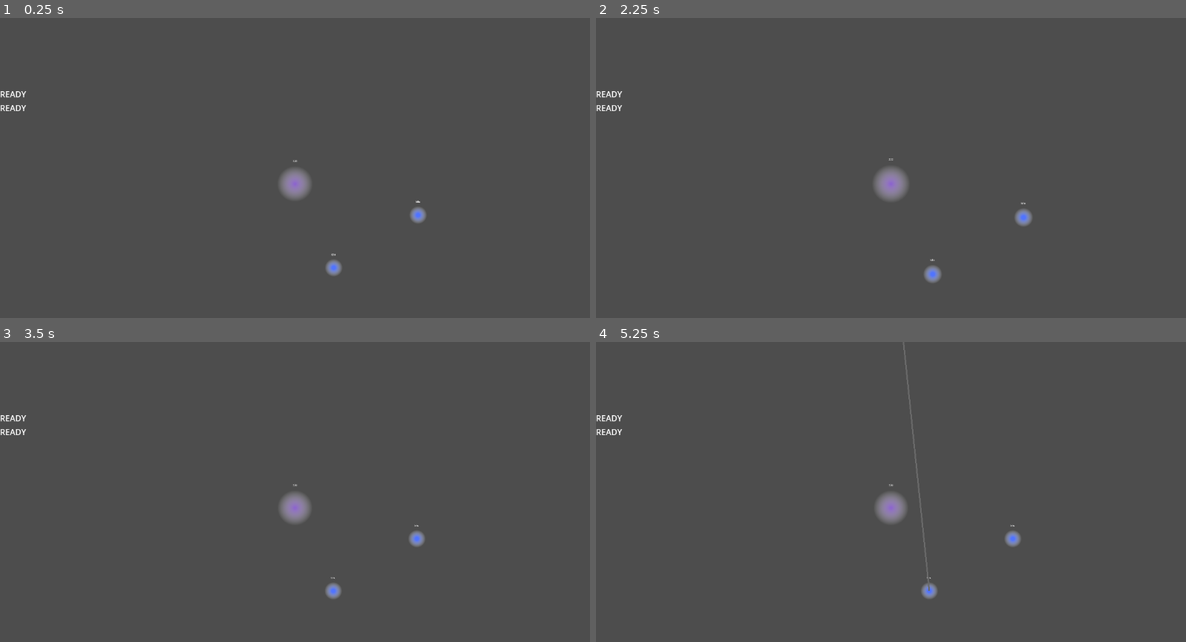
Above: before the commit, frames 1-4 (two rows, left to right).
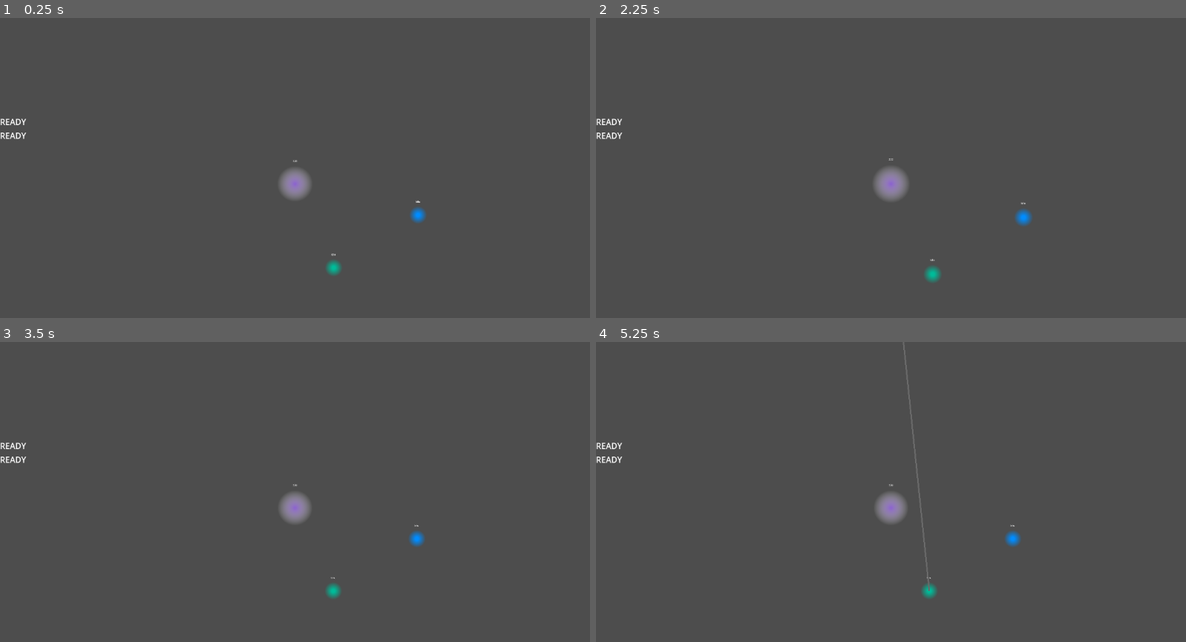
Above: after the commit, the same moments.

Repository: dwlee0802/ProbabilityShooter
Game: Godot game, scene res://Scenes/game.tscn
Same seed, same stepped clock (60 frames per second), same inputs: the game is played once before the commit and once after it.
Inputs (mouse positions are in pixels of both pictures, inside the frame that each line leads up to):
- Up to frame 1 (0.25 s): no input
- Up to frame 2 (2.25 s): tap Enter at 0.5, 2 s; move the mouse to (1020, 168) at 0.52 s; click (1020, 168) at 0.6 s; tap Space at 1.25 s; move the mouse to (773, 201) at 1.27 s; tap Middle mouse button (camera_pan) at 1.35 s; move the mouse to (950, 111) at 2.02 s; tap Mouse wheel up (camera_zoom_in) at 2.1 s
- Up to frame 3 (3.5 s): tap Space at 2.75 s; move the mouse to (265, 573) at 2.77 s; tap Mouse wheel down (camera_zoom_out) at 2.85 s
- Up to frame 4 (5.25 s): tap Enter at 3.5 s; move the mouse to (1068, 558) at 3.52 s; right-click (1068, 558) at 3.6 s; tap Space at 4.25 s; move the mouse to (714, 459) at 4.27 s; tap 4 (select_unit_four) at 4.35 s; move the mouse to (920, 507) at 5.02 s; tap 1 (select_unit_one) at 5.1 s

The runs differ from the first frame. In frame 1, 0.5% of the frame differs, in the area x 0-73%, y 24-86%; in frame 2, 0.5%, in the area x 0-74%, y 24-89%; in frame 3, 0.5%; in frame 4, 0.4%.

Commit message:
Made UI into separate scene.

Diff:
--- a/Scenes/enemy_unit.tscn
+++ b/Scenes/enemy_unit.tscn
@@ -2,12 +2,12 @@
 
 [ext_resource type="Script" path="res://Scenes/enemy_unit.gd" id="1_wmq3m"]
 
-[sub_resource type="Gradient" id="Gradient_c2ki5"]
+[sub_resource type="Gradient" id="Gradient_tvgo7"]
 offsets = PackedFloat32Array(0.123377, 0.649351)
-colors = PackedColorArray(0.580392, 0, 0, 1, 1, 1, 1, 0)
+colors = PackedColorArray(1, 1, 1, 1, 1, 1, 1, 0)
 
 [sub_resource type="GradientTexture2D" id="GradientTexture2D_2b5le"]
-gradient = SubResource("Gradient_c2ki5")
+gradient = SubResource("Gradient_tvgo7")
 width = 128
 height = 128
 fill = 1
@@ -22,6 +22,7 @@
 script = ExtResource("1_wmq3m")
 
 [node name="Sprite2D" type="Sprite2D" parent="."]
+self_modulate = Color(0.658824, 0, 0, 1)
 texture = SubResource("GradientTexture2D_2b5le")
 
 [node name="CollisionShape2D" type="CollisionShape2D" parent="."]
--- a/Scenes/game.tscn
+++ b/Scenes/game.tscn
@@ -1,11 +1,22 @@
-[gd_scene load_steps=7 format=3 uid="uid://dxjkqbl8aq56s"]
+[gd_scene load_steps=9 format=3 uid="uid://dxjkqbl8aq56s"]
 
 [ext_resource type="Script" path="res://Scenes/game.gd" id="1_entdd"]
 [ext_resource type="PackedScene" uid="uid://c23cvo0viwxq4" path="res://Scenes/core.tscn" id="1_i48ud"]
 [ext_resource type="Script" path="res://Scenes/CameraControl.gd" id="2_iduqg"]
 [ext_resource type="PackedScene" uid="uid://cxvs0ubbipl35" path="res://Scenes/player_unit.tscn" id="2_jg501"]
 [ext_resource type="Script" path="res://Scenes/input_manager.gd" id="2_webe7"]
-[ext_resource type="Script" path="res://Scenes/user_interface.gd" id="5_cic1u"]
+[ext_resource type="PackedScene" uid="uid://dcn2if5g8chpm" path="res://Scenes/user_interface.tscn" id="6_tejxs"]
+
+[sub_resource type="Gradient" id="Gradient_r6gn1"]
+offsets = PackedFloat32Array(0.123377, 0.649351)
+colors = PackedColorArray(1, 1, 1, 1, 1, 1, 1, 0)
+
+[sub_resource type="GradientTexture2D" id="GradientTexture2D_y1c1r"]
+gradient = SubResource("Gradient_r6gn1")
+width = 128
+height = 128
+fill = 1
+fill_from = Vector2(0.5, 0.5)
 
 [node name="Game" type="Node2D"]
 script = ExtResource("1_entdd")
@@ -33,40 +44,23 @@
 movement_speed = 500.0
 action_one_reload_time = 0.5
 
+[node name="Sprite2D" parent="PlayerUnits/PlayerUnit" index="0"]
+self_modulate = Color(0, 0.733333, 0.6, 1)
+
 [node name="PlayerUnit2" parent="PlayerUnits" instance=ExtResource("2_jg501")]
 position = Vector2(801, 203)
 movement_speed = 500.0
 action_one_reload_time = 0.5
 
+[node name="Sprite2D" parent="PlayerUnits/PlayerUnit2" index="0"]
+self_modulate = Color(0, 0.54902, 1, 1)
+texture = SubResource("GradientTexture2D_y1c1r")
+
 [node name="Enemies" type="Node2D" parent="."]
 
-[node name="UserInterface" type="CanvasLayer" parent="."]
-script = ExtResource("5_cic1u")
-
-[node name="TempBugfix" type="Label" parent="UserInterface"]
-offset_right = 40.0
-offset_bottom = 23.0
-text = " "
-
-[node name="ReloadState" type="VBoxContainer" parent="UserInterface"]
-offset_right = 323.0
-offset_bottom = 324.0
-alignment = 1
-
-[node name="ReloadLabel" type="Label" parent="UserInterface/ReloadState"]
-layout_mode = 2
-text = "asdf"
-
-[node name="ReloadLabel2" type="Label" parent="UserInterface/ReloadState"]
-layout_mode = 2
-text = "asdf"
-
-[node name="ReloadLabel3" type="Label" parent="UserInterface/ReloadState"]
-layout_mode = 2
-text = "asdf"
-
-[node name="ReloadLabel4" type="Label" parent="UserInterface/ReloadState"]
-layout_mode = 2
-text = "asdf"
+[node name="UserInterface" parent="." instance=ExtResource("6_tejxs")]
 
 [connection signal="body_entered" from="Core" to="Core" method="_on_body_entered"]
+
+[editable path="PlayerUnits/PlayerUnit"]
+[editable path="PlayerUnits/PlayerUnit2"]
--- a/Scenes/input_manager.gd
+++ b/Scenes/input_manager.gd
@@ -9,7 +9,7 @@
 static var selected_unit: PlayerUnit = null
 
 
-func _physics_process(delta):
+func _physics_process(_delta):
 	var unit_index: int = 0
 	var center_camera: bool = Input.is_physical_key_pressed(KEY_SHIFT)
 	if Input.is_action_just_pressed("select_unit_one"):
--- a/Scenes/player_unit.tscn
+++ b/Scenes/player_unit.tscn
@@ -10,7 +10,7 @@
 
 [sub_resource type="Gradient" id="Gradient_r6gn1"]
 offsets = PackedFloat32Array(0.123377, 0.649351)
-colors = PackedColorArray(0.317647, 0.454902, 1, 1, 1, 1, 1, 0)
+colors = PackedColorArray(1, 1, 1, 1, 1, 1, 1, 0)
 
 [sub_resource type="GradientTexture2D" id="GradientTexture2D_745rb"]
 gradient = SubResource("Gradient_r6gn1")
--- /dev/null
+++ b/Scenes/user_interface.tscn
@@ -0,0 +1,32 @@
+[gd_scene load_steps=2 format=3 uid="uid://dcn2if5g8chpm"]
+
+[ext_resource type="Script" path="res://Scenes/user_interface.gd" id="1_vjhkg"]
+
+[node name="UserInterface" type="CanvasLayer"]
+script = ExtResource("1_vjhkg")
+
+[node name="TempBugfix" type="Label" parent="."]
+offset_right = 40.0
+offset_bottom = 23.0
+text = " "
+
+[node name="ReloadState" type="VBoxContainer" parent="."]
+offset_right = 656.0
+offset_bottom = 432.0
+alignment = 1
+
+[node name="ReloadLabel" type="Label" parent="ReloadState"]
+layout_mode = 2
+text = "asdf"
+
+[node name="ReloadLabel2" type="Label" parent="ReloadState"]
+layout_mode = 2
+text = "asdf"
+
+[node name="ReloadLabel3" type="Label" parent="ReloadState"]
+layout_mode = 2
+text = "asdf"
+
+[node name="ReloadLabel4" type="Label" parent="ReloadState"]
+layout_mode = 2
+text = "asdf"
--- a/project.godot
+++ b/project.godot
@@ -66,6 +66,11 @@
 "events": [Object(InputEventKey,"resource_local_to_scene":false,"resource_name":"","device":-1,"window_id":0,"alt_pressed":false,"shift_pressed":false,"ctrl_pressed":false,"meta_pressed":false,"pressed":false,"keycode":0,"physical_keycode":52,"key_label":0,"unicode":52,"echo":false,"script":null)
 ]
 }
+center_unit_one={
+"deadzone": 0.5,
+"events": [Object(InputEventKey,"resource_local_to_scene":false,"resource_name":"","device":-1,"window_id":0,"alt_pressed":false,"shift_pressed":true,"ctrl_pressed":false,"meta_pressed":false,"pressed":false,"keycode":0,"physical_keycode":49,"key_label":0,"unicode":33,"echo":false,"script":null)
+]
+}
 
 [rendering]
 
